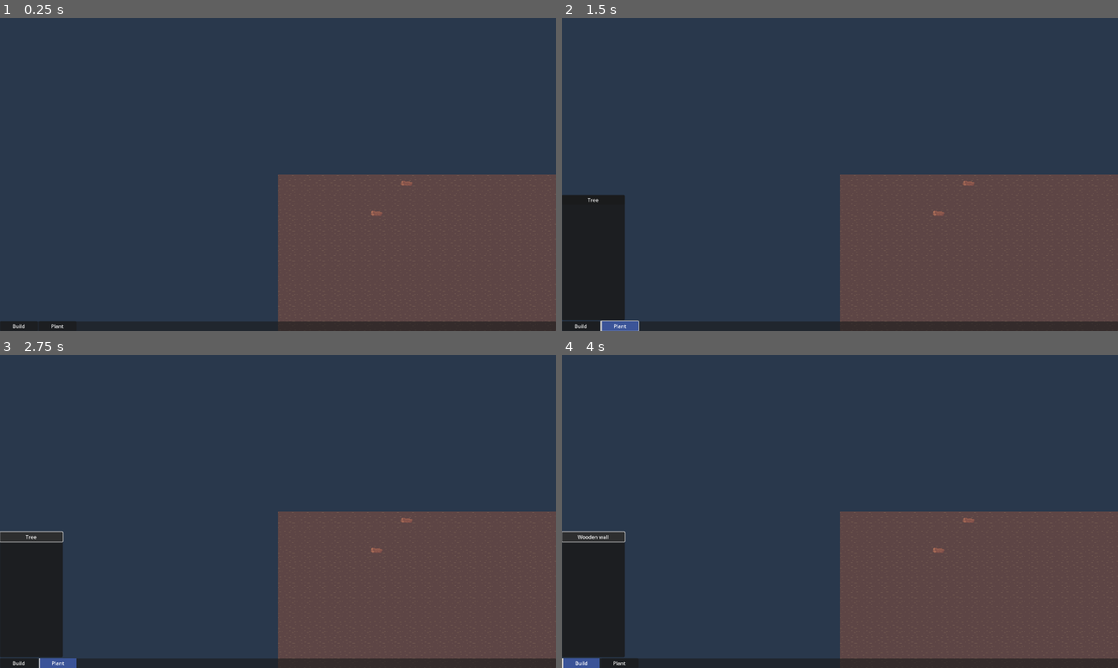
Above: before the commit, frames 1-4 (two rows, left to right).
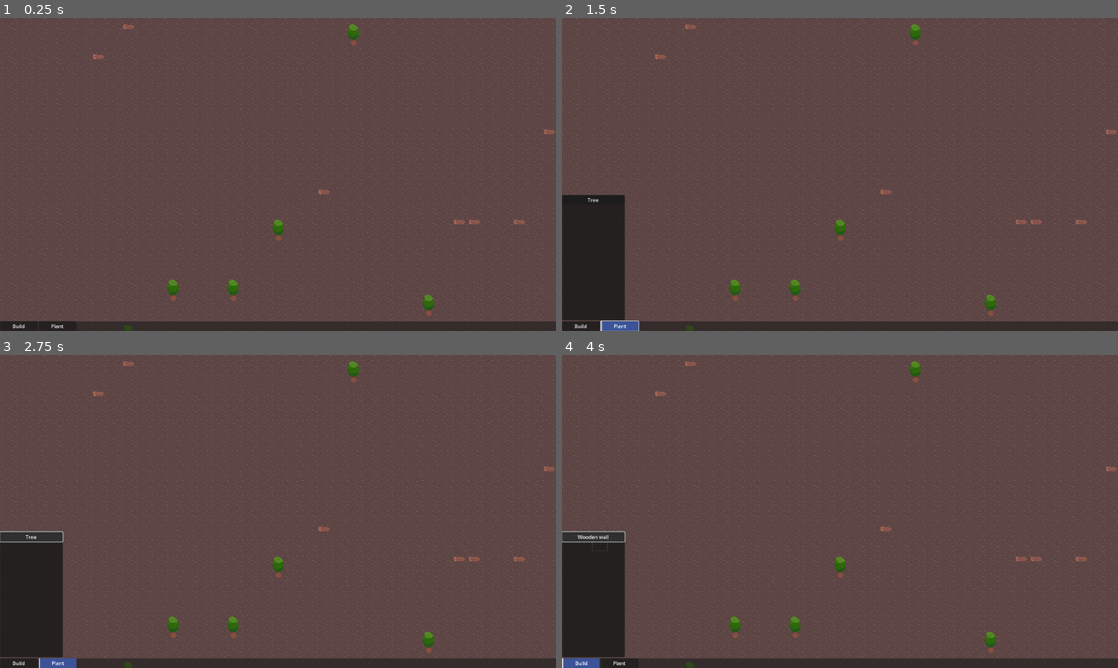
Above: after the commit, the same moments.

Repository: speakk/gnome_village
Game: Godot game, scene res://main.tscn
Same seed, same stepped clock (60 frames per second), same inputs: the game is played once before the commit and once after it.
Inputs:
- Up to frame 1 (0.25 s): no input
- Up to frame 2 (1.5 s): click "Build" at 0.5 s; click "Plant" at 1.25 s
- Up to frame 3 (2.75 s): click "Tree" at 2 s
- Up to frame 4 (4 s): click "Build" at 2.75 s; click "Wooden wall" at 3.5 s

The runs differ from the first frame. In frame 1, 74% of the frame differs, in the area x 0-100%, y 0-100%; in frame 2, 69%; in frame 3, 69%; in frame 4, 69%.

Commit message:
HoverRectDraw and zoom and cam clamp improvements

Diff:
--- a/MainCamera.gd
+++ b/MainCamera.gd
@@ -1,6 +1,12 @@
 extends Camera2D
 
 const CAMERA_SPEED: float = 700
+
+func _ready() -> void:
+	limit_left = 0
+	limit_top = 0
+	limit_right = MainMap.CELL_SIZE.x * MainMap.MAP_SIZE_X
+	limit_bottom = MainMap.CELL_SIZE.y * MainMap.MAP_SIZE_Y
 
 func _process(delta: float) -> void:
 	var movement_vector: Vector2 = Vector2(0, 0)
@@ -14,3 +20,25 @@
 		movement_vector += Vector2(1, 0)
 
 	position += movement_vector.normalized() * CAMERA_SPEED * delta
+
+	var view_size := get_viewport_rect().size
+	var x_offset := view_size.x / (2*zoom.x)
+	var y_offset := view_size.y / (2*zoom.y)
+	var x_bounds := clampf(position.x,limit_left+x_offset,limit_right-x_offset)
+	var y_bounds := clampf(position.y,limit_top+y_offset,limit_bottom-y_offset)
+	position = Vector2(x_bounds,y_bounds)
+
+
+	#position += movement_vector.normalized() * CAMERA_SPEED * delta
+	#global_position = global_position.clamp(Vector2(limit_left, limit_bottom), Vector2(limit_right, limit_top))
+
+var max_zoom_in := 4.0
+var max_zoom_out := 1.5
+
+func _input(event: InputEvent) -> void:
+	if event is InputEventMouseButton:
+		if event.pressed:
+			if event.button_index == MOUSE_BUTTON_WHEEL_UP:
+				zoom = (zoom + Vector2(0.5, 0.5)).clamp(Vector2(max_zoom_out, max_zoom_out), Vector2(max_zoom_in, max_zoom_in))
+			if event.button_index == MOUSE_BUTTON_WHEEL_DOWN:
+				zoom = (zoom - Vector2(0.5, 0.5)).clamp(Vector2(max_zoom_out, max_zoom_out), Vector2(max_zoom_in, max_zoom_in))
--- a/main.gd
+++ b/main.gd
@@ -43,13 +43,3 @@
 			settlers_to_place -= 1
 			if settlers_to_place <= 0:
 				break
-
-func _input(event: InputEvent) -> void:
-	if event is InputEventMouseButton:
-		if event.pressed:
-			if event.button_index == MOUSE_BUTTON_WHEEL_UP:
-				$MainCamera.zoom += Vector2(0.5, 0.5)
-			if event.button_index == MOUSE_BUTTON_WHEEL_DOWN:
-				$MainCamera.zoom -= Vector2(0.5, 0.5)
-
-		$MainCamera.zoom = $MainCamera.zoom.clamp(Vector2(0.25, 0.25), Vector2(4.0, 4.0))
--- /dev/null
+++ b/map/HoverRectDraw.gd
@@ -0,0 +1,14 @@
+extends Node2D
+
+var line_coords: Array[Vector2i]
+
+func set_line_coords(_line_coords: Array[Vector2i]) -> void:
+	line_coords = _line_coords
+	queue_redraw()
+
+func _draw() -> void:
+	if line_coords and line_coords.size() > 0:
+		for line_coord in line_coords:
+			var tile_position := Globals.get_map().map_to_local(line_coord)
+			var rect := Rect2(tile_position - Vector2(MainMap.CELL_SIZE) / 2, MainMap.CELL_SIZE)
+			draw_rect(rect, Color.BISQUE, false, 1)
--- a/map/MainMap.gd
+++ b/map/MainMap.gd
@@ -29,8 +29,6 @@
 	add_layer(Layers.Building)
 	add_layer(Layers.Materials)
 	add_layer(Layers.Blueprint)
-
-	%HoverRect.visible = false
 
 	for x in MAP_SIZE_X:
 		for y in MAP_SIZE_Y:
@@ -72,6 +70,7 @@
 
 var line_start: Variant # Vector2i | null
 var line_end: Variant # Vector2i | null
+var line_coords: Array[Vector2i]
 
 func set_line_start(coordinate: Vector2i) -> void:
 	line_start = coordinate
@@ -80,21 +79,16 @@
 	line_end = coordinate
 
 func _process(delta: float) -> void:
-	%HoverRect.visible = false
-
-	# TODO: Custom draw this stuff
-	for hover_rect in $LineHoverRects.get_children():
-		hover_rect.queue_free()
-
 	if not Input.is_action_pressed("line_draw_modifier"):
 		line_start = null
 		line_end = null
+		line_coords = []
+		$HoverRectDraw.set_line_coords([] as Array[Vector2i])
 
 	if construction_item:
 		var tile_position: Vector2i = local_to_map(get_local_mouse_position())
 		if PathFinder.is_valid_position(tile_position):
-			%HoverRect.position = map_to_local(tile_position) - Vector2(CELL_SIZE / 2)
-			%HoverRect.visible = true
+			$HoverRectDraw.set_line_coords([tile_position] as Array[Vector2i])
 
 			if is_mouse_pressed:
 				if Input.is_action_pressed("line_draw_modifier"):
@@ -102,11 +96,14 @@
 						set_line_start(tile_position)
 
 					set_line_end(tile_position)
-					var line_coords := get_tile_line(line_start, line_end)
-					for line_coord in line_coords:
-						var hover_rect := HOVER_RECT.instantiate()
-						hover_rect.position = map_to_local(line_coord) - Vector2(CELL_SIZE/2)
-						$LineHoverRects.add_child(hover_rect)
+					#line_coords = get_tile_line(line_start, line_end)
+					$HoverRectDraw.set_line_coords(get_tile_line(line_start, line_end))
+
+					#var line_coords := get_tile_line(line_start, line_end)
+					#for line_coord in line_coords:
+						#var hover_rect := HOVER_RECT.instantiate()
+						#hover_rect.position = map_to_local(line_coord) - Vector2(CELL_SIZE/2)
+						#$LineHoverRects.add_child(hover_rect)
 				else:
 					_place_blueprint(tile_position)
 
@@ -115,6 +112,7 @@
 					var line_coords := get_tile_line(line_start, line_end)
 					for line_coord in line_coords:
 						_place_blueprint(line_coord)
+
 
 
 func _place_blueprint(tile_position: Vector2i) -> void:
--- a/map/main_map.tscn
+++ b/map/main_map.tscn
@@ -3,7 +3,7 @@
 [ext_resource type="Texture2D" uid="uid://bntknuw5pjfhw" path="res://assets/tilesheet.png" id="1_fv3c2"]
 [ext_resource type="Script" path="res://map/MainMap.gd" id="2_c6gph"]
 [ext_resource type="Texture2D" uid="uid://coxwefohcoj31" path="res://assets/wall_autotiles2.png" id="2_djkpl"]
-[ext_resource type="PackedScene" uid="uid://dne87g24k5sqp" path="res://map/hover_rect.tscn" id="4_4dj8g"]
+[ext_resource type="Script" path="res://map/HoverRectDraw.gd" id="5_scvtq"]
 
 [sub_resource type="TileSetAtlasSource" id="TileSetAtlasSource_xylra"]
 texture = ExtResource("1_fv3c2")
@@ -115,7 +115,7 @@
 z_index = 6
 z_as_relative = false
 
-[node name="HoverRect" parent="." instance=ExtResource("4_4dj8g")]
-unique_name_in_owner = true
+[node name="LineHoverRects" type="Node" parent="."]
 
-[node name="LineHoverRects" type="Node" parent="."]
+[node name="HoverRectDraw" type="Node2D" parent="."]
+script = ExtResource("5_scvtq")
